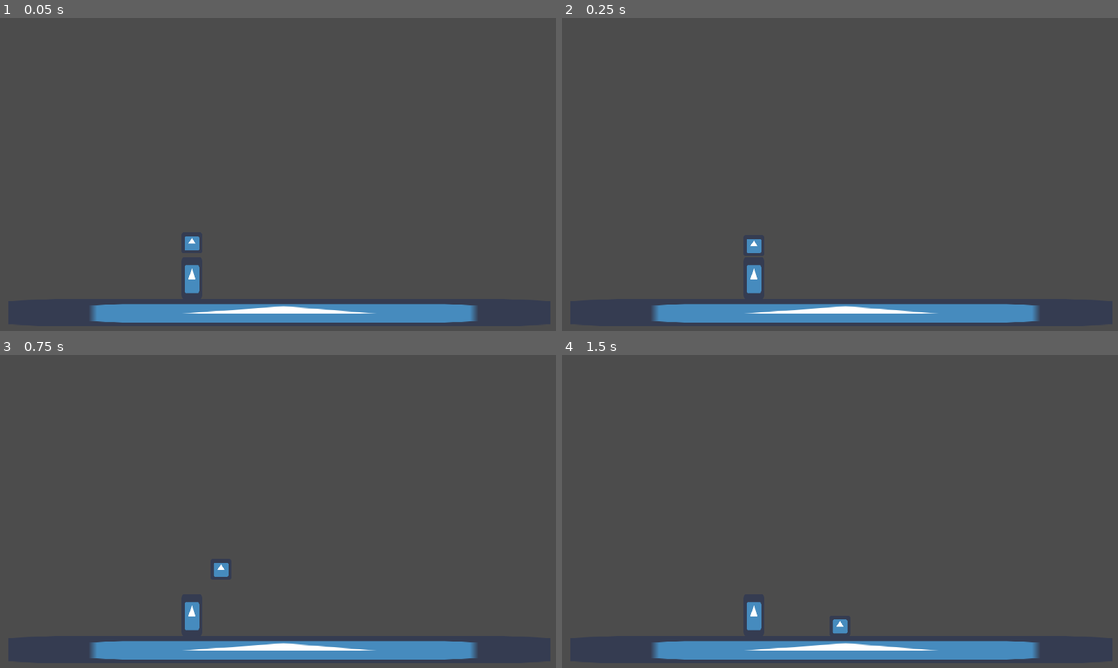
Above: before the commit, frames 1-4 (two rows, left to right).
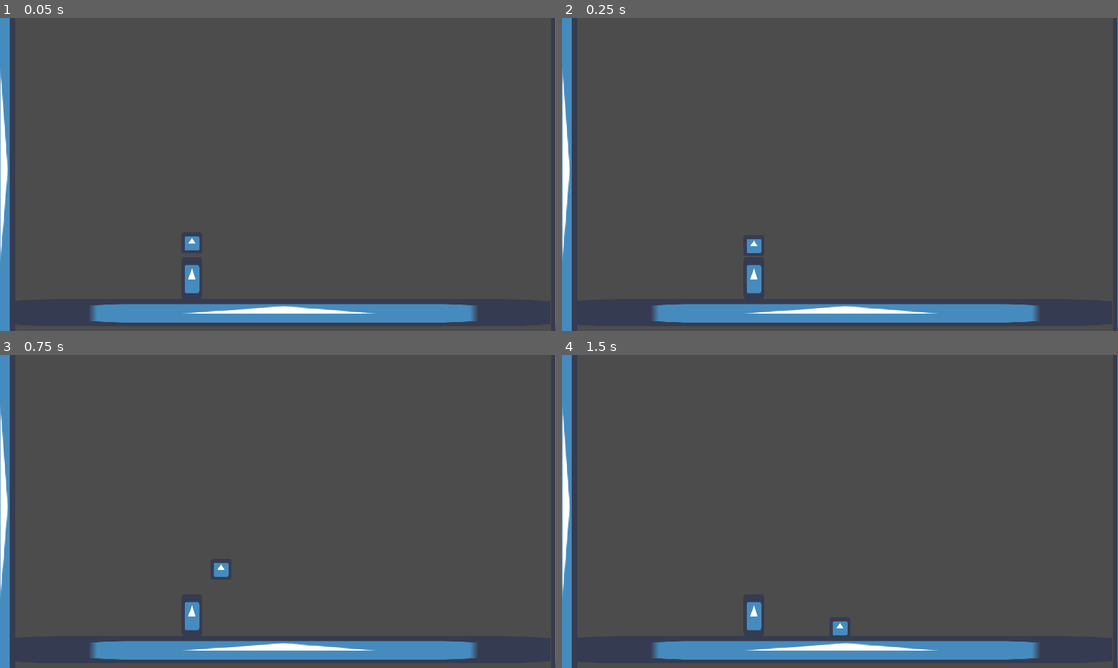
Above: after the commit, the same moments.

Repository: RemyIsCool/Carrying-Thing-Game
Game: Godot game, scene res://Scenes/TestScene.tscn
The game is run twice, just before and just after one commit, with the same random seed, the same clock (stepped at 60 frames per second) and the same inputs. The engine's default icon, where the game draws it, is replaced by a stand-in: a white triangle on a blue panel in a dark square.
Inputs:
- Up to frame 1 (0.05 s): no input
- Up to frame 2 (0.25 s): no input
- Up to frame 3 (0.75 s): tap Enter (ui_accept) at 0.5 s; hold Enter (ui_accept) from 0.53 s (still down)
- Up to frame 4 (1.5 s): release Enter (ui_accept) at 1.28 s; tap Enter (ui_accept) at 1.35 s

The runs differ from the first frame. In frame 1, 1.9% of the frame differs, in the area x 0-100%, y 0-100%; in frame 2, 1.9%; in frame 3, 1.9%; in frame 4, 1.9%.

Commit message:
Made the pick up thing static

Diff:
--- /dev/null
+++ b/Scenes/PickUp.gd
@@ -0,0 +1,11 @@
+extends RigidBody2D
+
+
+var is_held := false
+
+func _physics_process(delta):
+	for body in get_colliding_bodies():
+		if body.is_in_group("platform") and not is_held:
+			mode = RigidBody2D.MODE_STATIC
+	if is_held:
+		mode = RigidBody2D.MODE_CHARACTER
--- a/Scenes/Player.gd
+++ b/Scenes/Player.gd
@@ -42,10 +42,12 @@
 
 	if Input.is_action_just_released("ui_accept") and $PickupCollider.overlaps_body(get_parent().get_node("./PickUp")):
 		get_parent().get_node("./PinJoint2D").node_b = ""
+		get_parent().get_node("./PickUp").is_held = false
 		get_parent().get_node("./PickUp").apply_central_impulse((Vector2(-1, -1) if left else Vector2(1, -1)) * (300 * max(0.5, time_count)))
 		time_count = 0
-
+	print(get_parent().get_node("./PickUp").mode == RigidBody2D.MODE_CHARACTER)
 	if Input.is_action_just_pressed("ui_down") and $PickupCollider.overlaps_body(get_parent().get_node("./PickUp")):
+		get_parent().get_node("./PickUp").is_held = true
 		get_parent().get_node("./PickUp").global_transform.origin = Vector2(position.x, position.y - 24)
 		get_parent().get_node("./PinJoint2D").node_b = "../PickUp"
 
--- a/Scenes/TestScene.tscn
+++ b/Scenes/TestScene.tscn
@@ -1,7 +1,8 @@
-[gd_scene load_steps=6 format=2]
+[gd_scene load_steps=7 format=2]
 
 [ext_resource path="res://Scenes/Player.tscn" type="PackedScene" id=1]
 [ext_resource path="res://icon.png" type="Texture" id=2]
+[ext_resource path="res://Scenes/PickUp.gd" type="Script" id=3]
 
 [sub_resource type="PhysicsMaterial" id=3]
 rough = true
@@ -29,6 +30,10 @@
 mode = 2
 physics_material_override = SubResource( 3 )
 gravity_scale = 10.0
+continuous_cd = 1
+contacts_reported = 99999
+contact_monitor = true
+script = ExtResource( 3 )
 
 [node name="CollisionShape2D" type="CollisionShape2D" parent="PickUp"]
 shape = SubResource( 1 )
@@ -37,7 +42,7 @@
 scale = Vector2( 0.25, 0.25 )
 texture = ExtResource( 2 )
 
-[node name="Platform" type="StaticBody2D" parent="."]
+[node name="Platform" type="StaticBody2D" parent="." groups=["platform"]]
 position = Vector2( 214, 226 )
 scale = Vector2( 6.49387, 0.328392 )
 
@@ -46,3 +51,25 @@
 
 [node name="Sprite" type="Sprite" parent="Platform"]
 texture = ExtResource( 2 )
+
+[node name="Platform2" type="StaticBody2D" parent="."]
+position = Vector2( 1, 113 )
+rotation = 1.5708
+scale = Vector2( 6.49387, 0.328392 )
+
+[node name="CollisionShape2D" type="CollisionShape2D" parent="Platform2"]
+shape = SubResource( 2 )
+
+[node name="Sprite" type="Sprite" parent="Platform2"]
+texture = ExtResource( 2 )
+
+[node name="Platform3" type="StaticBody2D" parent="."]
+position = Vector2( 433, 107 )
+rotation = 1.5708
+scale = Vector2( 6.49387, 0.328392 )
+
+[node name="CollisionShape2D" type="CollisionShape2D" parent="Platform3"]
+shape = SubResource( 2 )
+
+[node name="Sprite" type="Sprite" parent="Platform3"]
+texture = ExtResource( 2 )
